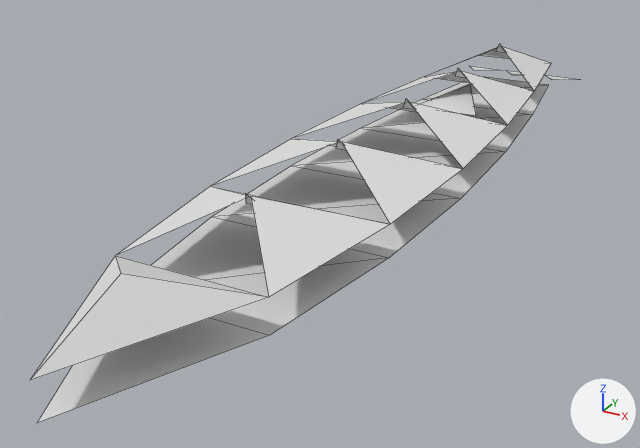
What one commit did to the OBJ model GameData/Meshes/Designs/vesper/vesper_cruiser_mk1_09.obj.
Camera for both pictures: a camera (50 mm lens) standing at (4.81, -11.44, 4.3) and looking at (-0.55, -1.69, -0.57). Arrows for +X, +Y and +Z are at lower right; the lights stay in place. The picture after the commit comes second. Mesh edges are drawn as thin lines. Where no turn or scale is listed for an object, it has been applied to the vertices. Vertices at exactly the same position are counted once.

Names of what the first picture shows: 'vesper_cruiser_mk1_09'.
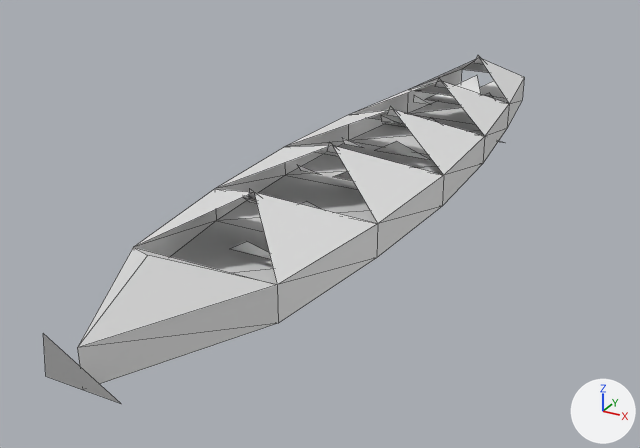
Scene script edits in JSON lines:
```json
{"block": "me_vesper_cruiser_mk1_09", "where": "# used by ob_vesper_cruiser_mk1_09; location = (0.0, 0.0, 0.0)"}
{"op": "remove", "block": "me_vesper_cruiser_mk1_09", "code": "me_vesper_cruiser_mk1_09.from_pydata(...)  # 59 vertices, 38 faces; spans x -1.27..1.27, y -7.39..5.64, z 0.0..0.9"}
{"op": "add", "block": "me_vesper_cruiser_mk1_09", "code": "me_vesper_cruiser_mk1_09.from_pydata(...)  # 98 vertices, 75 faces; spans x -1.16..1.16, y -7.19..3.93, z 0.0..0.92"}
{"block": "me_vesper_cruiser_mk1_09", "change": "me_vesper_cruiser_mk1_09 part 1: the loose piece of 19 vertices spanning x -1.27..1.27, y -7.39..4.96, z 0.4..0.83 is rebuilt with 32 vertices and now spans x -1.16..1.16, y -6.86..3.68, z 0.0..0.85"}
{"block": "me_vesper_cruiser_mk1_09", "change": "me_vesper_cruiser_mk1_09 part 2: the loose piece of 3 vertices spanning x -0.54..0.54, y 1.35..2.52, z 0.32..0.48 is rebuilt with 3 vertices and now spans x -0.51..0.51, y 1.78..2.84, z 0.33..0.57"}
{"block": "me_vesper_cruiser_mk1_09", "change": "me_vesper_cruiser_mk1_09 part 3: 8 loose pieces with 24 vertices, spanning x -1.12..1.12, y -4.3..5.64, z 0.0..0.9, are deleted"}
{"block": "me_vesper_cruiser_mk1_09", "change": "me_vesper_cruiser_mk1_09 part 4"}
{"block": "me_vesper_cruiser_mk1_09", "change": "13 vertices are removed from x -1.27..1.27, y -7.39..4.96, z 0.0"}
{"block": "me_vesper_cruiser_mk1_09", "change": "11 faces are deleted"}
{"block": "me_vesper_cruiser_mk1_09", "change": "48 vertices are added at x -1.06..1.06, y -7.19..3.93, z 0.0..0.92"}
{"block": "me_vesper_cruiser_mk1_09", "change": "5 new vertices lie (0.15, -0.34, 0.21) away from vertices in x -0.15, y -4.02..0.44, z 0.67"}
{"block": "me_vesper_cruiser_mk1_09", "change": "5 new vertices lie (0.15, 0.34, -0.21) away from vertices in x 0.0, y -4.36..0.1, z 0.88"}
{"block": "me_vesper_cruiser_mk1_09", "change": "5 new vertices lie (0.24, 0.0, 0.0) away from vertices in x -0.12, y -4.06..2.97, z 0.74"}
{"block": "me_vesper_cruiser_mk1_09", "change": "21 new faces join them"}
```

Where the change shows, as pixel boxes [x1, y1, x2, y2] in the pictures (640 x 448 px):
```json
{"object": "vesper_cruiser_mk1_09", "change": "reshaped", "before": [31, 44, 573, 423], "after": [43, 55, 524, 404], "on screen": "11% narrower, 8% shorter"}
{"part": 1, "of": "me_vesper_cruiser_mk1_09", "change": "rebuilt", "before": [31, 47, 551, 380], "after": [77, 59, 524, 384], "on screen": "14% narrower"}
{"part": 2, "of": "me_vesper_cruiser_mk1_09", "change": "rebuilt", "before": [420, 84, 476, 116], "after": [425, 75, 481, 104]}
{"part": 3, "of": "me_vesper_cruiser_mk1_09", "change": "deleted", "before": [245, 44, 573, 204]}
{"part": 4, "of": "me_vesper_cruiser_mk1_09", "change": "built on", "before": [37, 76, 548, 423], "after": [43, 55, 505, 404]}
```
